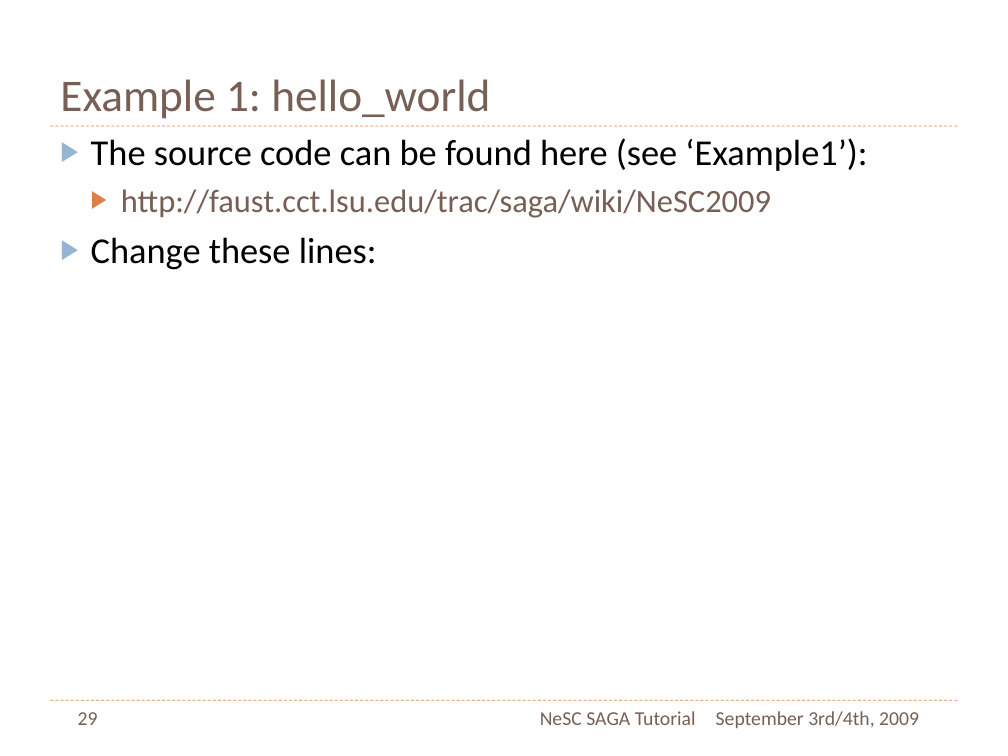
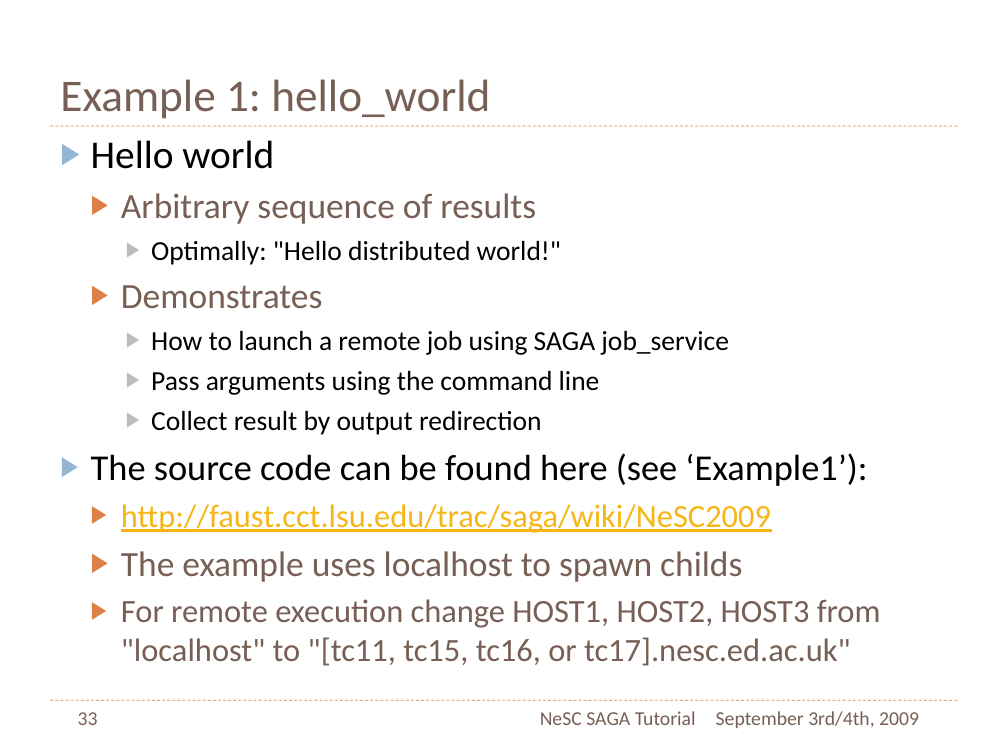
Before and after one commit to saga-project/saga-cpp-legacy-projects, a slide deck: slide 33 of tutorial/NeSC-2009/NeSC09-Practical-PPT.pptx (slide 29 before the commit). Drawn at 1008x756 pixels with LibreOffice and Linux fonts; fonts in the diff are those of the drawing. Boxes give left, top, right and bottom in pixels: in the first picture for what was removed or moved away, otherwise in the second. Text is boxed around its words. In the diff, an @@ line names an element or a change of style, - is before the commit and + after.

```diff
--- a/tutorial/NeSC-2009/NeSC09-Practical-PPT.pptx
+++ b/tutorial/NeSC-2009/NeSC09-Practical-PPT.pptx
@@ text at (x1=91, y1=140, x2=729, y2=435): paragraphs added @@
+▶ Hello world
+  ▶ Arbitrary sequence of results
+    ▶ Optimally: "Hello distributed world!"
+  ▶ Demonstrates
+    ▶ How to launch a remote job using SAGA job_service
+    ▶ Pass arguments using the command line
+    ▶ Collect result by output redirection
@@ text at (x1=121, y1=504, x2=771, y2=533): text colour #775F55 to #F7B615, underline on in "http://faust.cct.lsu.edu/trac/saga/wiki/NeSC2009" @@
@@ text at (x1=121, y1=551, x2=881, y2=666): text changed; size 37 to 33 pt; text colour #000000 to #775F55 @@
-▶ Change these lines:
+  ▶ The example uses localhost to spawn childs
+  ▶ For remote execution change HOST1, HOST2, HOST3 from "localhost" to "[tc11, tc15, tc16, or tc17].nesc.ed.ac.uk"
@@ page number at (x1=78, y1=712, x2=98, y2=725): text changed @@
-29
+33
```
Also in this commit, not shown: 2 other slides changed, 5 slides added, 1 other file.
